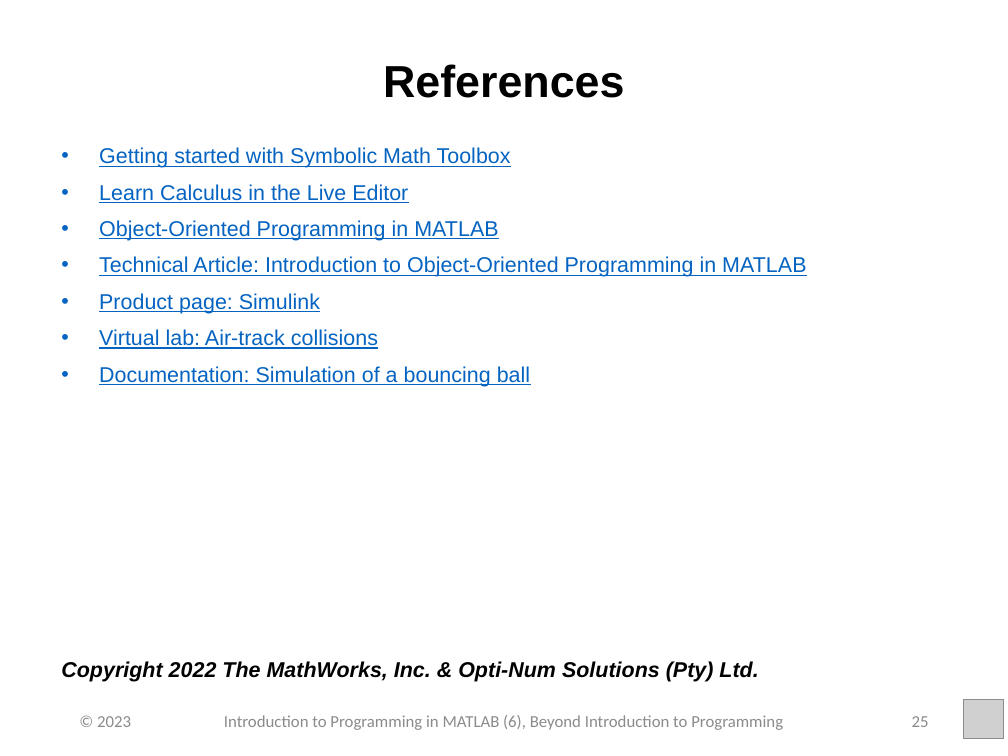
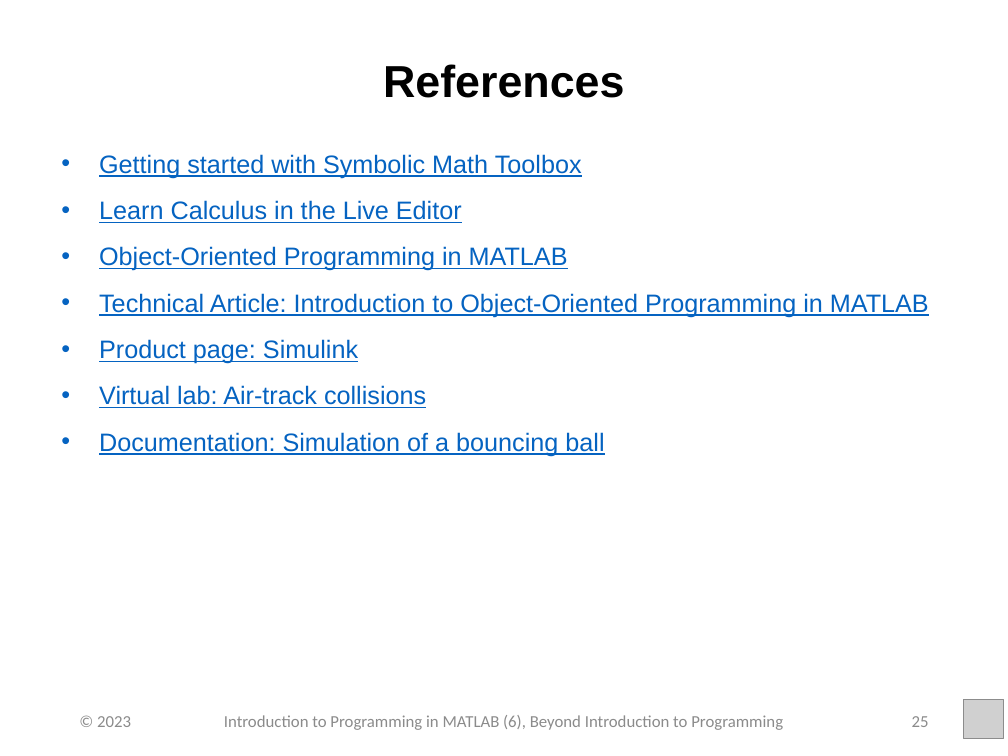
Before and after one commit to jedekoru/Introduction-to-Programming-in-MATLAB, a slide deck: slide 25 of Week 6 - Bigger Picture - Iteroperability - Beyond introduction to Programming Solution/PowerPoint Presentations/Week_6_Part_3_Beyond_Introduction_to_Programming_Solution.pptx. Drawn at 1008x756 pixels with LibreOffice and Linux fonts; fonts in the diff are those of the drawing; grey boxes stand for pictures. Boxes give left, top, right and bottom in pixels: in the first picture for what was removed or moved away, otherwise in the second. Text is boxed around its words. In the diff, an @@ line names an element or a change of style, - is before the commit and + after.

```diff
--- a/Week 6 - Bigger Picture - Iteroperability - Beyond introduction to Programming Solution/PowerPoint Presentations/Week_6_Part_3_Beyond_Introduction_to_Programming_Solution.pptx
+++ b/Week 6 - Bigger Picture - Iteroperability - Beyond introduction to Programming Solution/PowerPoint Presentations/Week_6_Part_3_Beyond_Introduction_to_Programming_Solution.pptx
@@ text "Getting started with Symbolic Math ..." at (x1=99, y1=154, x2=929, y2=456): size 15.3 to 18 pt; line spacing 0.87 to 1.07 @@
@@ text at (x1=61, y1=661, x2=758, y2=682): paragraph removed @@
-Copyright 2022 The MathWorks, Inc. & Opti-Num Solutions (Pty) Ltd.
```
Also in this commit, not shown: 18 other slides changed, 42 other files.
